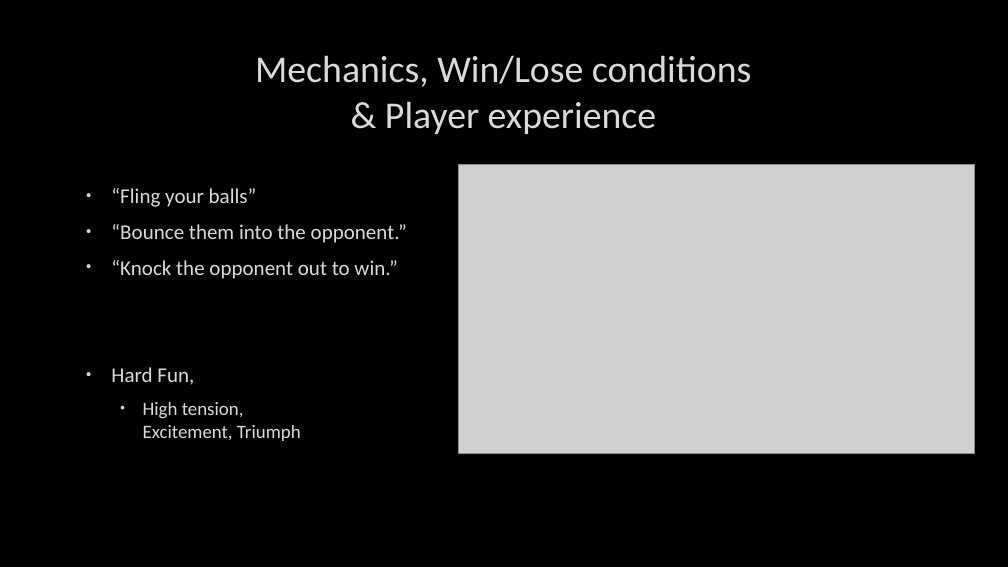
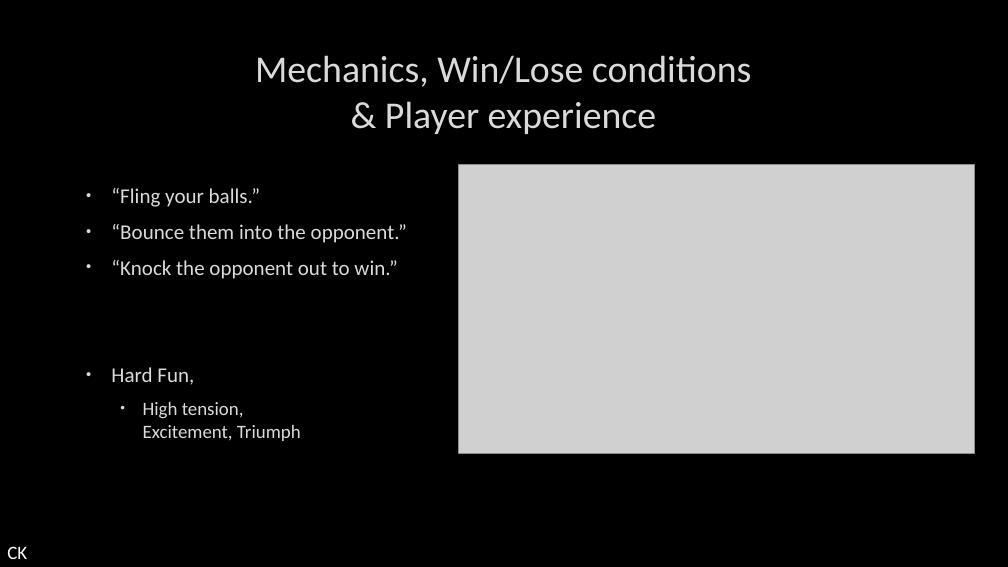
Before and after one commit to UoSGamesGroups/second-semester-s2-group-16-1, a slide deck: slide 4 of Presentations/FirstPresentation.pptx. Drawn at 1008x567 pixels with LibreOffice and Linux fonts; fonts in the diff are those of the drawing; grey boxes stand for pictures; background and template pictures are left out. Boxes give left, top, right and bottom in pixels: in the first picture for what was removed or moved away, otherwise in the second. Text is boxed around its words. In the diff, an @@ line names an element or a change of style, - is before the commit and + after.

```diff
--- a/Presentations/FirstPresentation.pptx
+++ b/Presentations/FirstPresentation.pptx
@@ text at box(111, 188, 261, 207): text changed @@
-• “Fling your balls”
+• “Fling your balls.”
@@ text added at box(7, 546, 27, 559), 18 pt, text #FFFFFF @@
+CK
```
Also in this commit, not shown: 3 other slides changed, 1 slide added.
